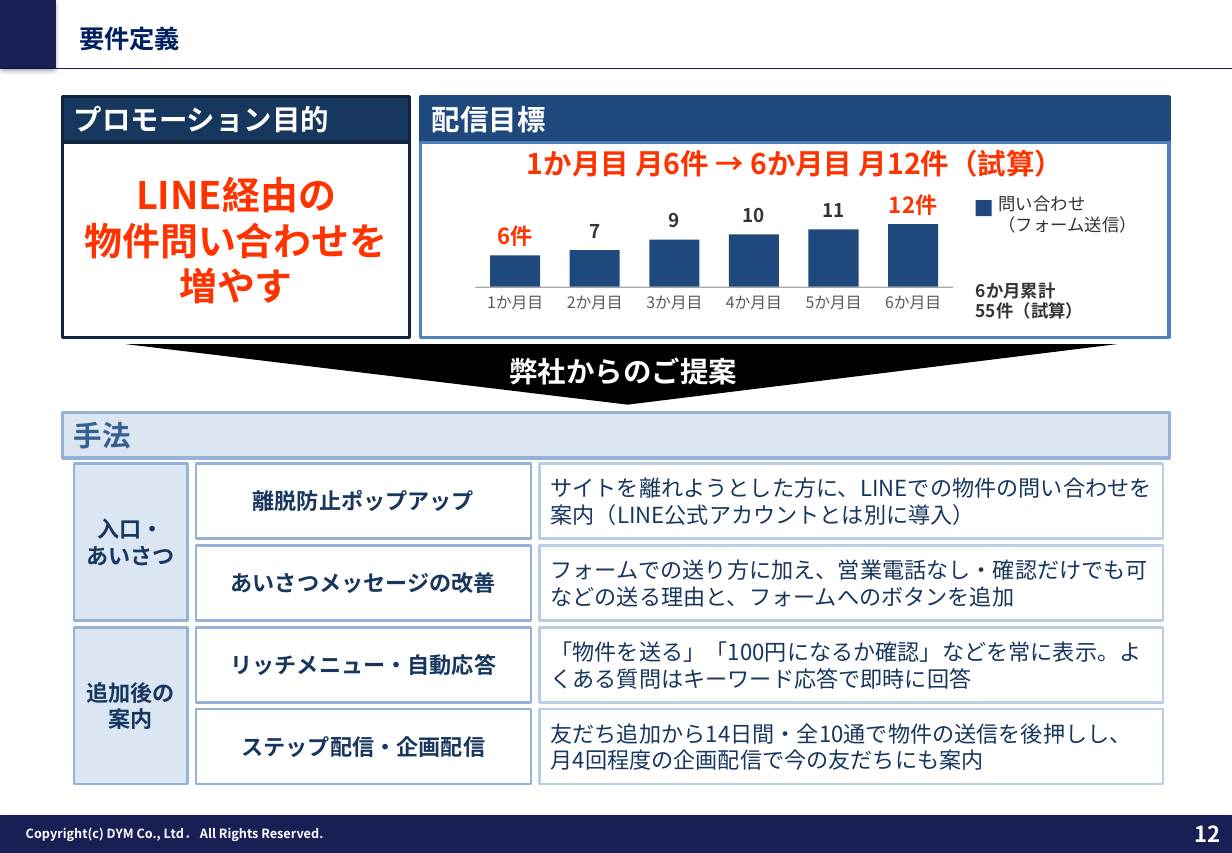
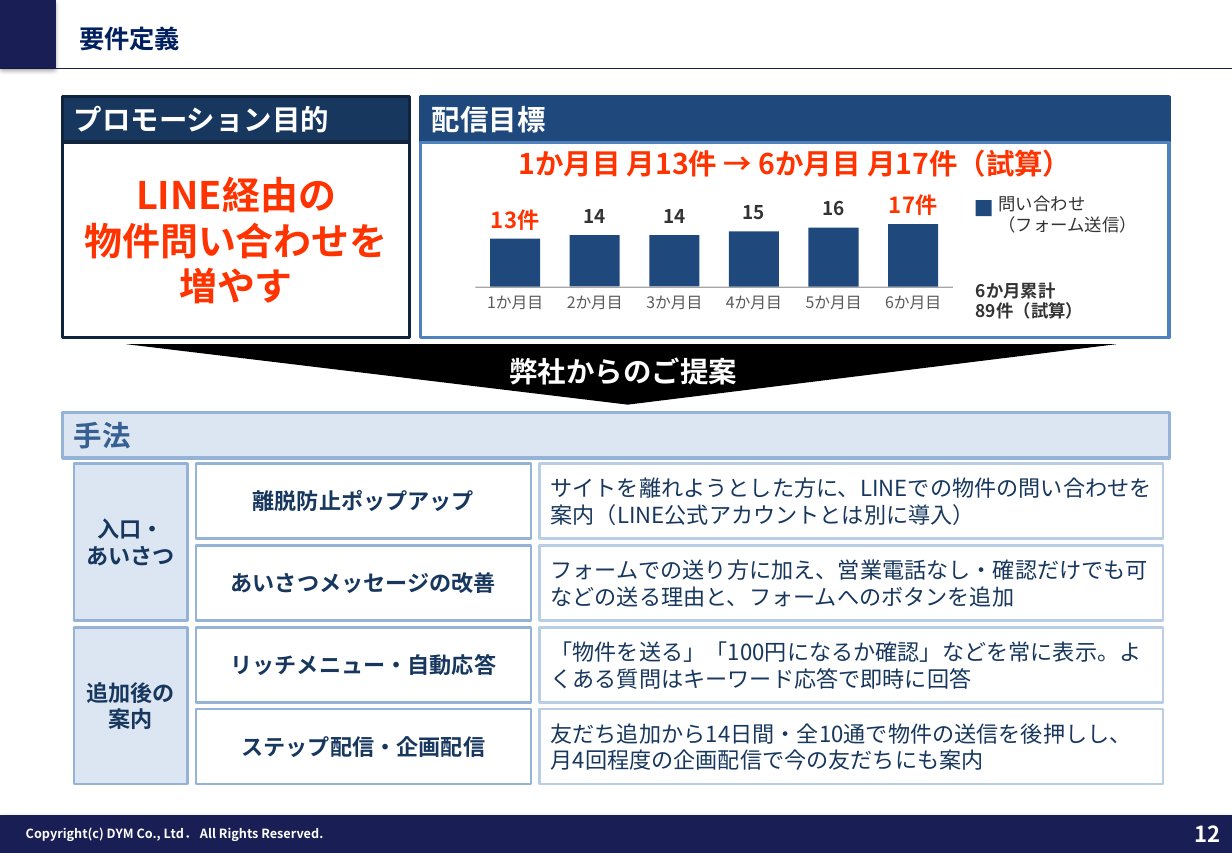
Before and after one commit to tonomura-r-dev/folder, a slide deck: slide 12 of 202610_株式会社あらうち御中_LINE公式アカウント運用のご提案_v9.pptx. Drawn at 1232x853 pixels with LibreOffice and Linux fonts; fonts in the diff are those of the drawing; background and template pictures are left out. Boxes give left, top, right and bottom in pixels: in the first picture for what was removed or moved away, otherwise in the second. Text is boxed around its words. In the diff, an @@ line names an element or a change of style, - is before the commit and + after.

```diff
--- a/202610_株式会社あらうち御中_LINE公式アカウント運用のご提案_v9.pptx
+++ b/202610_株式会社あらうち御中_LINE公式アカウント運用のご提案_v9.pptx
@@ text in rectangle at (518,149,1071,177): text changed @@
-1か月目 月6件 → 6か月目 月12件（試算）
+1か月目 月13件 → 6か月目 月17件（試算）
@@ text at (491,209,539,230): text changed @@
-6件
+13件
@@ text at (584,209,606,223): text changed @@
-7
+14
@@ text at (663,209,685,223): text changed @@
-9
+14
@@ text at (743,205,765,220): text changed @@
-10
+15
@@ text at (822,200,844,215): text changed @@
-11
+16
@@ text at (889,194,937,215): text changed @@
-12件
+17件
@@ rectangle: place and size @@
-rectangle at (490,256,540,288)
+rectangle at (490,239,540,287)
@@ rectangle: place and size @@
-rectangle at (570,250,620,287)
+rectangle at (570,235,620,287)
@@ rectangle: place and size @@
-rectangle at (650,240,700,287)
+rectangle at (650,235,700,287)
@@ text at (976,302,1084,319): text changed @@
-55件（試算）
+89件（試算）
```
Also in this commit, not shown: 3 other slides changed, 6 other files.
